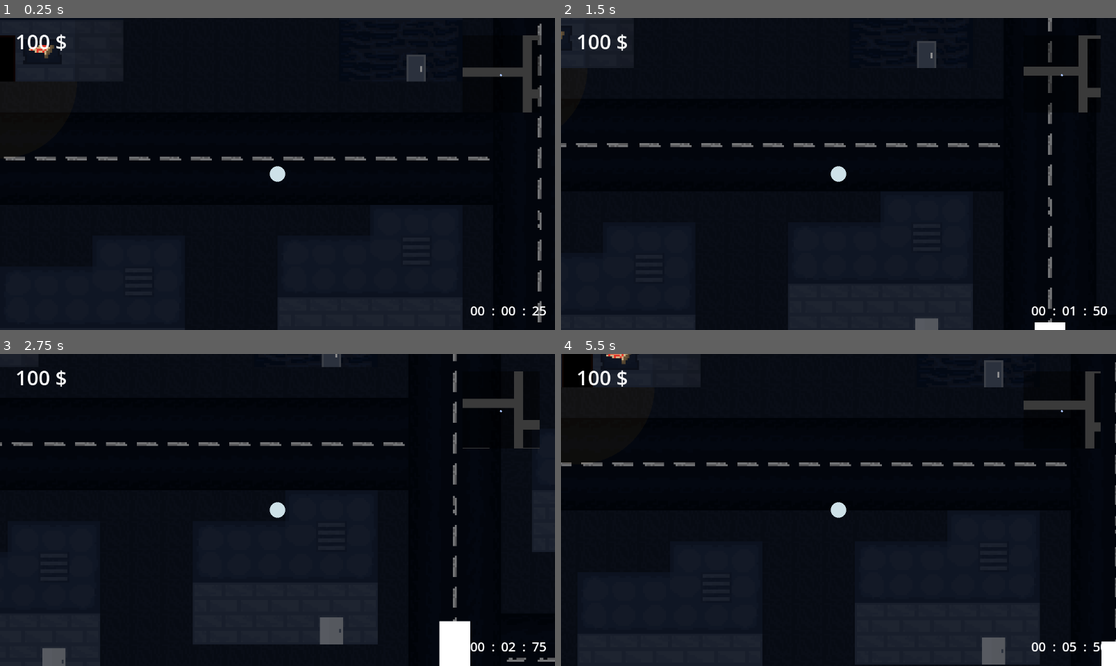
Above: before the commit, frames 1-4 (two rows, left to right).
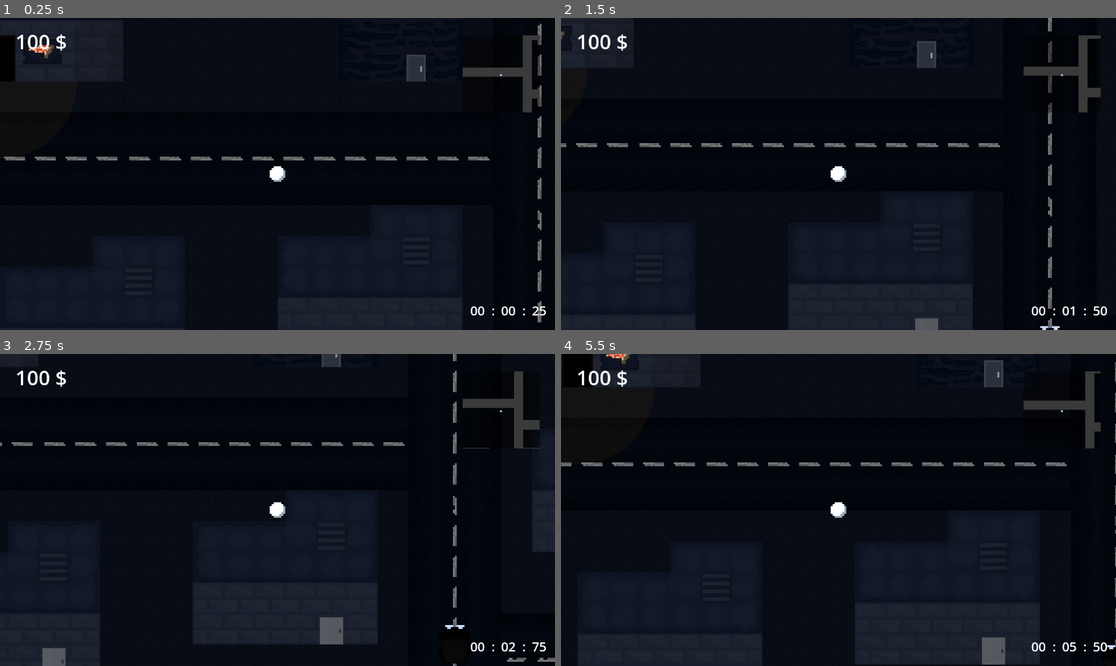
Above: after the commit, the same moments.

Repository: Username4D/insomnia_pizza
Game: Godot game, scene res://scenes/gameplay_view.tscn
Two runs of this game, one before a commit and one after it. Both use one fixed random seed, a clock stepped at 60 frames per second and the inputs below.
Inputs (mouse positions are in pixels of both pictures, inside the frame that each line leads up to):
- Up to frame 1 (0.25 s): no input
- Up to frame 2 (1.5 s): tap Enter (ui_accept) at 0.5, 0.77 s; move the mouse to (960, 158) at 0.52 s; hold Right (ui_right) 0.53-1.28 s; move the mouse to (727, 189) at 1.27 s; hold Down (ui_down) from 1.28 s (still down)
- Up to frame 3 (2.75 s): tap Enter (ui_accept) at 1.52 s; move the mouse to (333, 441) at 2.02 s; release Down (ui_down) at 2.03 s; hold Right (ui_right) from 2.03 s (still down)
- Up to frame 4 (5.5 s): move the mouse to (810, 572) at 2.77 s; release Right (ui_right) at 2.78 s; hold Up (ui_up) 2.78-3.53 s; tap Enter (ui_accept) at 3.02, 3.77, 4.52 s; move the mouse to (1005, 556) at 3.52 s; hold Left (ui_left) 3.53-5.03 s; move the mouse to (672, 463) at 4.27 s; move the mouse to (866, 510) at 5.02 s; hold Down (ui_down) from 5.03 s (still down)

The runs differ from the first frame. In frame 1, 0.1% of the frame differs, in the area x 48-52%, y 47-53%; in frame 2, 0.3%; in frame 3, 0.9%, in the area x 48-85%, y 47-100%; in frame 4, 0.3%.

Commit message:
graphical improvements/missing sprites added

Diff:
--- a/scenes/car.tscn
+++ b/scenes/car.tscn
@@ -1,9 +1,7 @@
 [gd_scene format=3 uid="uid://b3rhyvixx437n"]
 
 [ext_resource type="Script" uid="uid://dtrxnxvge7ilm" path="res://scripts/objects/car.gd" id="1_c35m8"]
-
-[sub_resource type="QuadMesh" id="QuadMesh_b0jew"]
-size = Vector2(64, 96)
+[ext_resource type="Texture2D" uid="uid://b7askp4q6u1bs" path="res://resources/assets/car.png" id="2_qt2eu"]
 
 [sub_resource type="RectangleShape2D" id="RectangleShape2D_c35m8"]
 size = Vector2(64, 96)
@@ -11,9 +9,9 @@
 [node name="car" type="CharacterBody2D" unique_id=145654852 groups=["car", "interactable"]]
 script = ExtResource("1_c35m8")
 
-[node name="MeshInstance2D" type="MeshInstance2D" parent="." unique_id=1997968927]
-position = Vector2(-3.8146973e-06, 3.8146973e-06)
-mesh = SubResource("QuadMesh_b0jew")
-
 [node name="CollisionShape2D" type="CollisionShape2D" parent="." unique_id=666501841]
 shape = SubResource("RectangleShape2D_c35m8")
+
+[node name="Car" type="Sprite2D" parent="." unique_id=1456280065]
+scale = Vector2(4, 4)
+texture = ExtResource("2_qt2eu")
--- a/scenes/gameplay_world.tscn
+++ b/scenes/gameplay_world.tscn
@@ -26,10 +26,11 @@
 script = ExtResource("4_thyw4")
 do_queue_free = false
 
+[node name="player_character" parent="." unique_id=615522493 groups=["player"] instance=ExtResource("2_w4hwi")]
+z_index = 8
+
 [node name="objects" type="Node2D" parent="." unique_id=2031243418]
 
 [node name="car" parent="objects" unique_id=145654852 instance=ExtResource("4_ah222")]
+z_index = 9
 position = Vector2(544, 384)
-
-[node name="player_character" parent="." unique_id=615522493 groups=["player"] instance=ExtResource("2_w4hwi")]
-z_index = 8
--- a/scenes/player_character.tscn
+++ b/scenes/player_character.tscn
@@ -6,6 +6,7 @@
 [ext_resource type="Script" uid="uid://b72x7rsbrl5nb" path="res://scripts/player/state_driving.gd" id="4_6unfe"]
 [ext_resource type="Script" uid="uid://b16oled5aninw" path="res://scripts/player/state_dialog.gd" id="5_pxja8"]
 [ext_resource type="PackedScene" uid="uid://cyj0wxkc1e402" path="res://scenes/minimap.tscn" id="6_2vmgx"]
+[ext_resource type="Texture2D" uid="uid://0dsep1fbuww4" path="res://resources/assets/player.png" id="7_6unfe"]
 
 [sub_resource type="CircleShape2D" id="CircleShape2D_yqrqw"]
 radius = 16.0
@@ -25,6 +26,7 @@
 shape = SubResource("CircleShape2D_yqrqw")
 
 [node name="MeshInstance2D" type="MeshInstance2D" parent="." unique_id=980198999]
+visible = false
 self_modulate = Color(0.80776817, 0.88031244, 0.90812325, 1)
 position = Vector2(1.9073486e-06, 5.722046e-06)
 scale = Vector2(32, 32)
@@ -116,5 +118,9 @@
 text = "32$"
 label_settings = SubResource("LabelSettings_2vmgx")
 
+[node name="Player" type="Sprite2D" parent="." unique_id=1923007918]
+scale = Vector2(4, 4)
+texture = ExtResource("7_6unfe")
+
 [connection signal="body_entered" from="interaction_area" to="." method="_on_area_2d_body_entered"]
 [connection signal="body_exited" from="interaction_area" to="." method="_on_area_2d_body_exited"]
Binary file added: resources/assets/car.png
Not shown, added: resources/assets/car.png.import
Binary file added: resources/assets/player.png
Not shown, added: resources/assets/player.png.import
